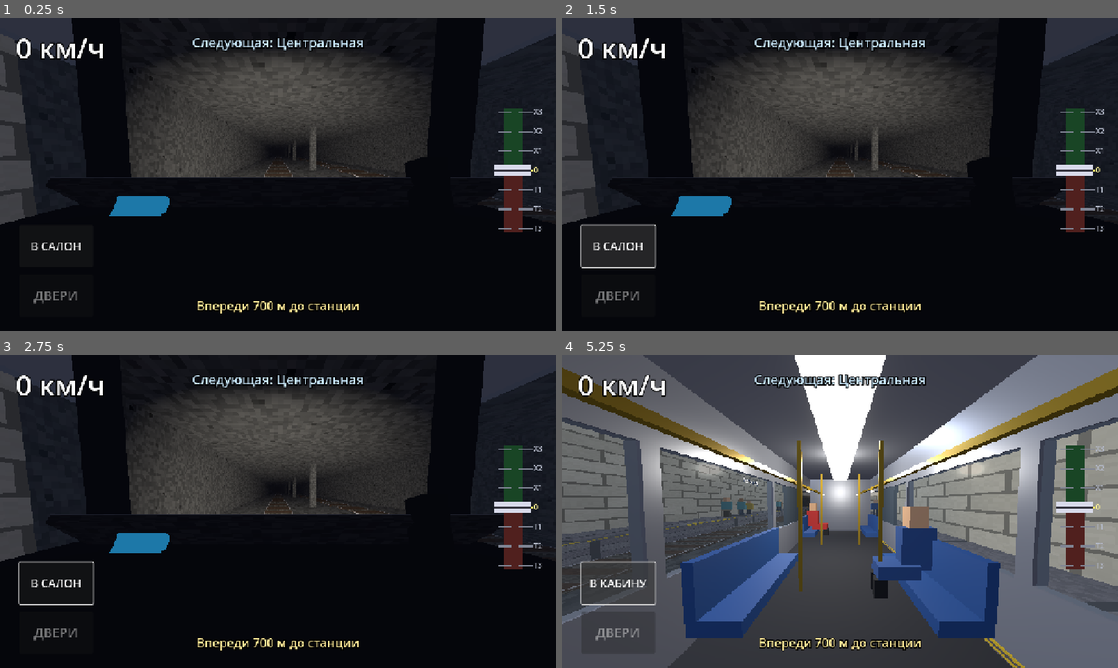
Above: before the commit, frames 1-4 (two rows, left to right).
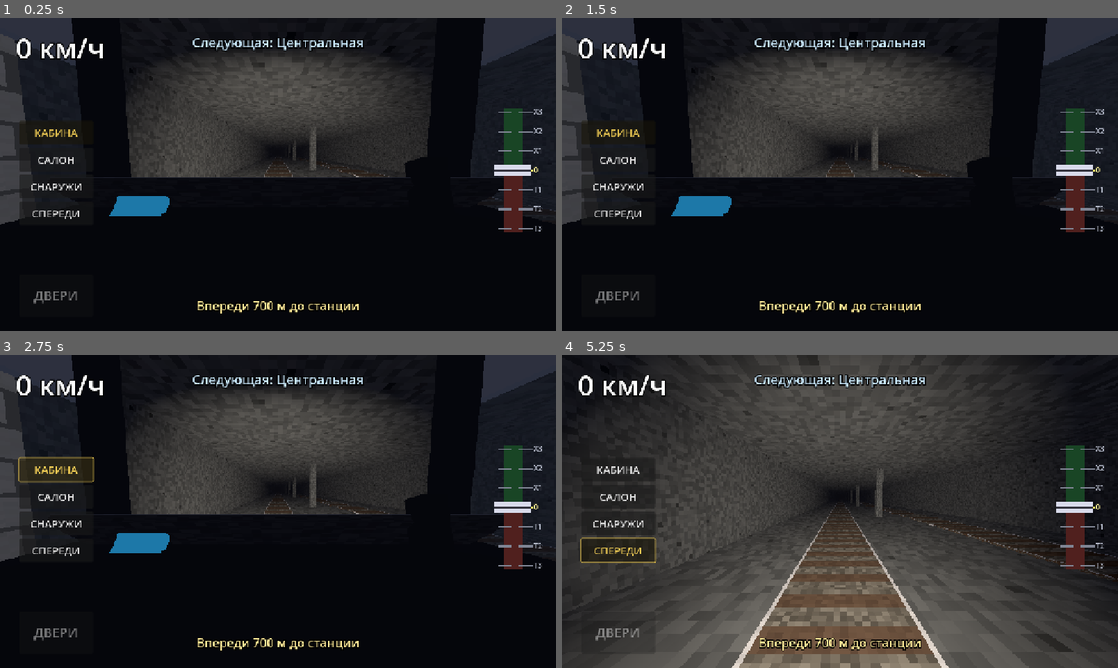
Above: after the commit, the same moments.

Repository: enmalafeev/metrograd
Game: Godot game, scene res://scenes/main.tscn
Same seed, same stepped clock (60 frames per second), same inputs: the game is played once before the commit and once after it.
Inputs (mouse positions are in pixels of both pictures, inside the frame that each line leads up to):
- Up to frame 1 (0.25 s): no input
- Up to frame 2 (1.5 s): click (617, 246) at 0.5 s, where only the run before the commit has a clickable "В САЛОН"; click (617, 246) at 1.25 s, where only the run before the commit has a clickable "В КАБИНУ"
- Up to frame 3 (2.75 s): click (55, 470) at 2 s, where only the run after the commit has a clickable "КАБИНА"
- Up to frame 4 (5.25 s): click (617, 495) at 2.75 s, where only the run after the commit has a clickable "САЛОН"; click (617, 524) at 3.5 s, where only the run after the commit has a clickable "СНАРУЖИ"; click (617, 549) at 4.25 s, where only the run after the commit has a clickable "СПЕРЕДИ"; click (617, 583) at 5 s, where only the run before the commit has a clickable "В САЛОН"

The runs differ from the first frame. In frame 1, 0.7% of the frame differs, in the area x 3-15%, y 33-75%; in frame 2, 2.6%; in frame 3, 1.3%; in frame 4, 81%, in the area x 0-100%, y 0-100%.

Commit message:
Виды камеры снаружи и railfan спереди + кнопки переключения
Заменил бинарный переключатель кабина/салон на четыре вида (перечисление
View, set_view): добавлены внешняя камера позади состава и railfan-камера
на носу, смотрящая вперёд по ходу. В HUD — колонка кнопок с подсветкой
активного вида.

Co-Authored-By: Claude Opus 4.8 <noreply@anthropic.com>

Diff:
--- a/scripts/main.gd
+++ b/scripts/main.gd
@@ -4,6 +4,7 @@
 const STOP_TOL := 8.0    # допуск точной остановки у центра платформы, м
 const PLAT_TOL := 14.0   # в пределах платформы, но не по центру
 const DWELL := 1.5       # задержка "посадка пассажиров" перед закрытием дверей
+const VIEWS := ["КАБИНА", "САЛОН", "СНАРУЖИ", "СПЕРЕДИ"]  # подписи кнопок, индекс = train.View
 
 @onready var world: Node3D = $World3D/World
 @onready var train: Node3D = $World3D/Train
@@ -15,12 +16,12 @@
 var station_label: Label
 var hint_label: Label
 var doors_button: Button
-var view_button: Button
+var view_buttons: Array[Button] = []
 
 var next_stop := 1       # индекс следующей остановки в world.stops
 var doors_open := false
 var dwell_ok := true     # можно ли уже закрыть двери
-var interior_view := false  # true — камера в салоне, false — в кабине
+var view_index := 0      # текущий вид камеры (индекс в VIEWS / train.View)
 
 func _ready() -> void:
 	screen.texture = $World3D.get_texture()
@@ -65,10 +66,12 @@
 		doors_open = false
 		next_stop = (next_stop + 1) % world.stops.size()   # следующая остановка по кругу
 
-func _toggle_view() -> void:
-	interior_view = not interior_view
-	train.set_interior_view(interior_view)
-	view_button.text = "В КАБИНУ" if interior_view else "В САЛОН"
+func _set_view(i: int) -> void:
+	view_index = i
+	train.set_view(i)
+	for j in view_buttons.size():
+		# подсветка активной кнопки
+		view_buttons[j].modulate = Color(1.0, 0.85, 0.35) if j == i else Color(1, 1, 1)
 
 # --- HUD --------------------------------------------------------------------
 
@@ -101,13 +104,17 @@
 	doors_button.pressed.connect(_toggle_doors)
 	$HUD.add_child(doors_button)
 
-	view_button = Button.new()
-	view_button.text = "В САЛОН"
-	view_button.position = Vector2(44, 476)
-	view_button.size = Vector2(170, 96)
-	view_button.add_theme_font_size_override("font_size", 26)
-	view_button.pressed.connect(_toggle_view)
-	$HUD.add_child(view_button)
+	# кнопки переключения вида камеры (кабина / салон / снаружи / спереди)
+	for i in VIEWS.size():
+		var b := Button.new()
+		b.text = VIEWS[i]
+		b.position = Vector2(44, 236 + i * 62)
+		b.size = Vector2(170, 54)
+		b.add_theme_font_size_override("font_size", 24)
+		b.pressed.connect(_set_view.bind(i))
+		$HUD.add_child(b)
+		view_buttons.append(b)
+	_set_view(0)
 
 func _label(font_size: int, color: Color) -> Label:
 	var l := Label.new()
--- a/scripts/train.gd
+++ b/scripts/train.gd
@@ -28,11 +28,12 @@
 var doors_open := false
 var progress := 0.0       # дистанция центра состава вдоль кривой, м
 
+enum View { CAB, SALON, EXTERIOR, FRONT }  # порядок = индексы кнопок в main.gd
+
 var _curve: Curve3D
 var _len := 0.0
 var _cars: Array[Node3D] = []
-var _cab_cam: Camera3D      # вид из кабины машиниста
-var _salon_cam: Camera3D    # вид в салоне вагона
+var _cams: Array[Camera3D] = [null, null, null, null]  # камеры видов, индекс = View
 
 # --- материалы --------------------------------------------------------------
 var _ext: StandardMaterial3D      # кузов
@@ -191,6 +192,8 @@
 		_build_cab(car)
 		_build_headlights(car)
 		_build_salon_camera(car)
+		_build_exterior_camera(car)
+		_build_front_camera(car)
 
 func _build_end(car: Node3D, z: float) -> void:
 	_box(car, Vector3(2.5, ROOF - 0.14 - FLOOR, 0.08), Vector3(0, (FLOOR + ROOF - 0.14) * 0.5, z), _ext)
@@ -251,7 +254,7 @@
 	cam.position = Vector3(0, 1.5, CAB_Z)
 	cam.rotation = Vector3(deg_to_rad(-6), 0, 0)  # слегка вниз — видно пульт
 	car.add_child(cam)
-	_cab_cam = cam
+	_cams[View.CAB] = cam
 
 	var panel := StandardMaterial3D.new()
 	panel.albedo_texture = load("res://assets/textures/cab_panel.png")
@@ -291,14 +294,42 @@
 	cam.position = Vector3(0.0, 1.68, CAB_Z + 1.6)  # чуть позади перегородки кабины
 	cam.rotation = Vector3(deg_to_rad(-3), deg_to_rad(180), 0)  # взгляд в сторону хвоста
 	car.add_child(cam)
-	_salon_cam = cam
-
-## Переключает активную камеру: true — салон, false — кабина.
-func set_interior_view(on: bool) -> void:
-	if _cab_cam == null or _salon_cam == null:
-		return
-	_salon_cam.current = on
-	_cab_cam.current = not on
+	_cams[View.SALON] = cam
+
+# --- внешние камеры ---------------------------------------------------------
+
+func _build_exterior_camera(car: Node3D) -> void:
+	# Снаружи: позади хвоста, сбоку и выше уровня крыши, смотрит вперёд вдоль
+	# состава (обзор всего поезда в тоннеле). Крепится к головному вагону —
+	# едет вместе с поездом, хвост тянется к ней в +Z локального пространства.
+	var cam := Camera3D.new()
+	cam.name = "ExteriorCamera"
+	cam.current = false
+	cam.fov = 70.0
+	cam.position = Vector3(1.8, 3.1, 46.0)              # позади хвоста, сбоку, выше крыши
+	cam.rotation = Vector3(deg_to_rad(-6), deg_to_rad(7), 0)  # чуть вниз и внутрь — 3/4 обзор
+	car.add_child(cam)
+	_cams[View.EXTERIOR] = cam
+
+func _build_front_camera(car: Node3D) -> void:
+	# Railfan-вид: камера на носу головного вагона, смотрит вперёд по ходу —
+	# убегающий тоннель, рельсы и освещённый фарами путь (как «трейнспоттинг»
+	# из передней точки поезда). Направление движения — локальный -Z.
+	var cam := Camera3D.new()
+	cam.name = "FrontCamera"
+	cam.current = false
+	cam.fov = 74.0
+	var nose := -HALF + 0.05
+	cam.position = Vector3(0.0, 1.55, nose - 0.5)      # чуть впереди носа, на уровне окон
+	cam.rotation = Vector3(deg_to_rad(-4), 0, 0)       # взгляд вперёд, слегка вниз на путь
+	car.add_child(cam)
+	_cams[View.FRONT] = cam
+
+## Делает активной камеру выбранного вида (индекс из View).
+func set_view(v: int) -> void:
+	for i in _cams.size():
+		if _cams[i] != null:
+			_cams[i].current = (i == v)
 
 # --- фары --------------------------------------------------------------------
 
